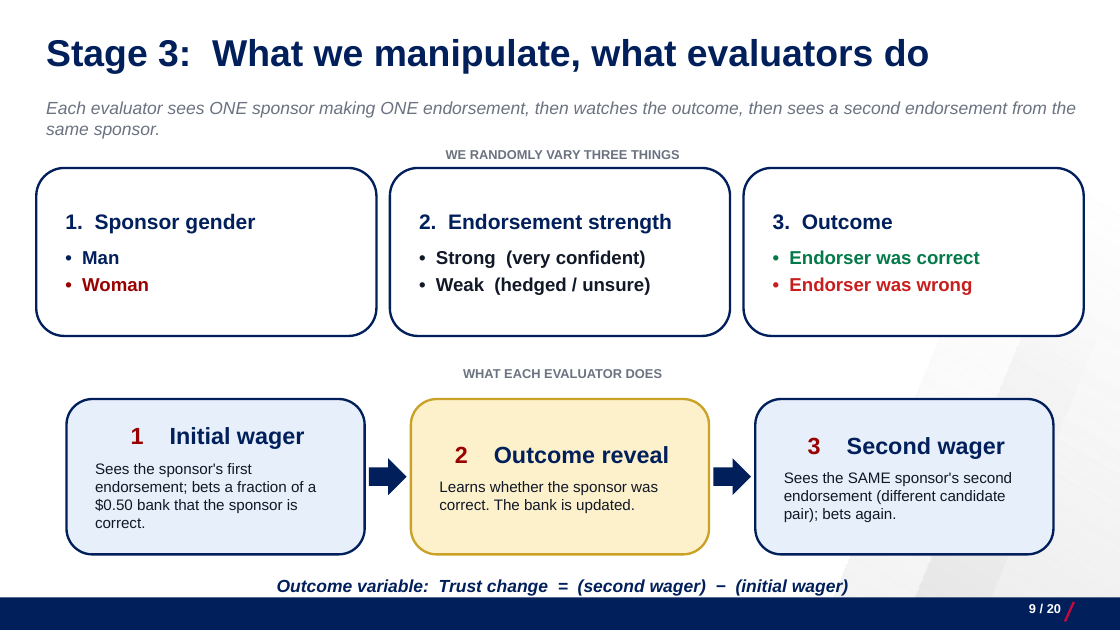
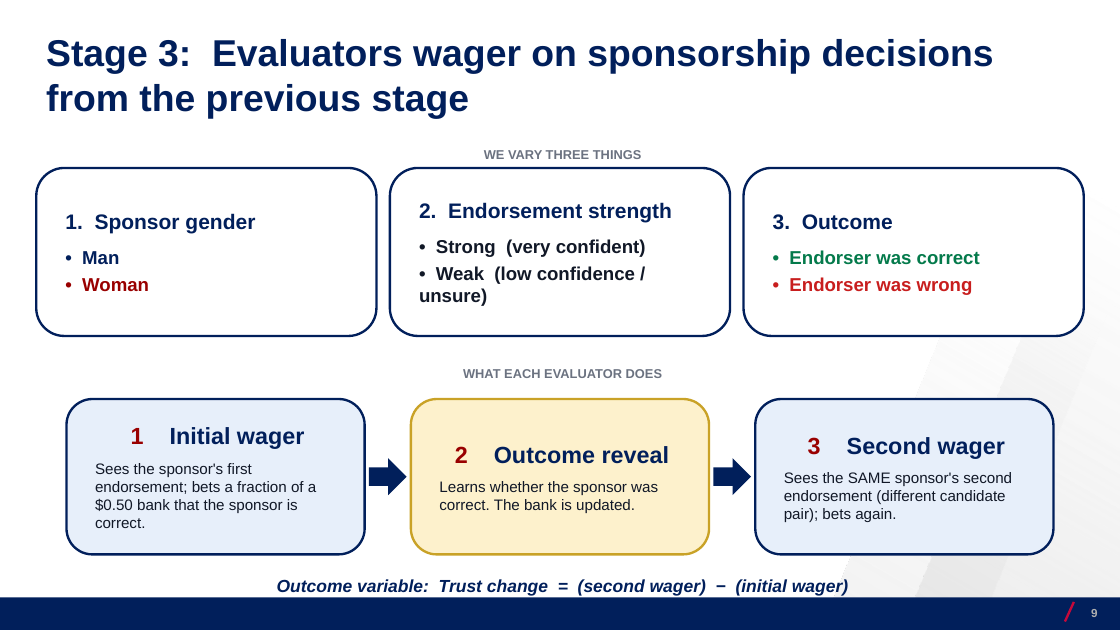
Before and after one commit to josecerv/sponsorship-network, a slide deck: slide 9 of docs/UChicago-0410.pptx. Drawn at 1120x630 pixels with LibreOffice and Linux fonts; fonts in the diff are those of the drawing; background and template pictures are left out. Boxes give left, top, right and bottom in pixels: in the first picture for what was removed or moved away, otherwise in the second. Text is boxed around its words. In the diff, an @@ line names an element or a change of style, - is before the commit and + after.

```diff
--- a/docs/UChicago-0410.pptx
+++ b/docs/UChicago-0410.pptx
@@ text at (46,39,994,119): text changed @@
-Stage 3: What we manipulate, what evaluators do
+Stage 3: Evaluators wager on sponsorship decisions from the previous stage
@@ text removed at (46,101,1076,139) @@
-Each evaluator sees ONE sponsor making ONE endorsement, then watches the outcome, then sees a second endorsement from the same sponsor.
@@ text at (484,150,642,159): text changed @@
-WE RANDOMLY VARY THREE THINGS
+WE VARY THREE THINGS
@@ text in rounded rectangle at (419,266,635,306): text changed @@
-• Weak (hedged / unsure)
+• Weak (low confidence / unsure)
@@ page number at (1091,609,1097,617): text changed; size 11 to 10 pt; text colour #FFFFFF to #AFAFAF @@
-9 / 20
+9
```
Also in this commit, not shown: 17 other slides changed, 2 slides added, 2 slides removed, 28 other files.
